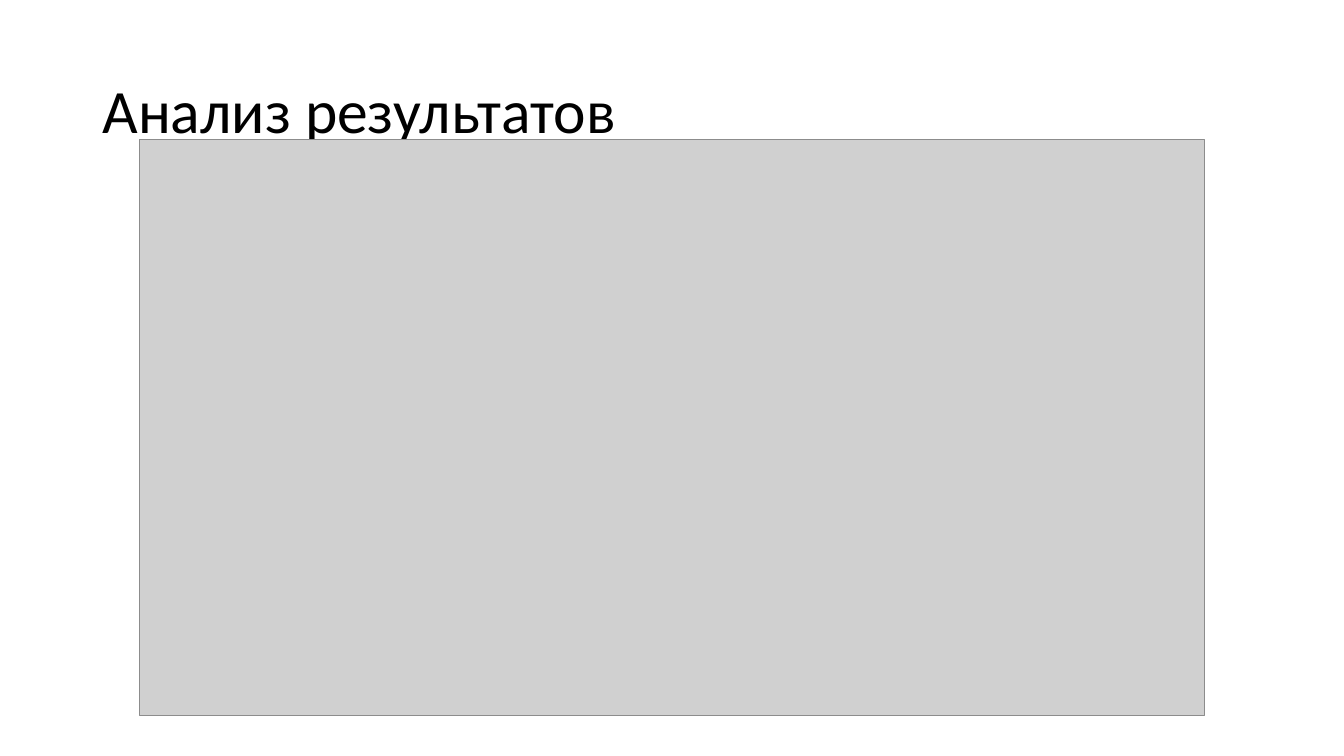
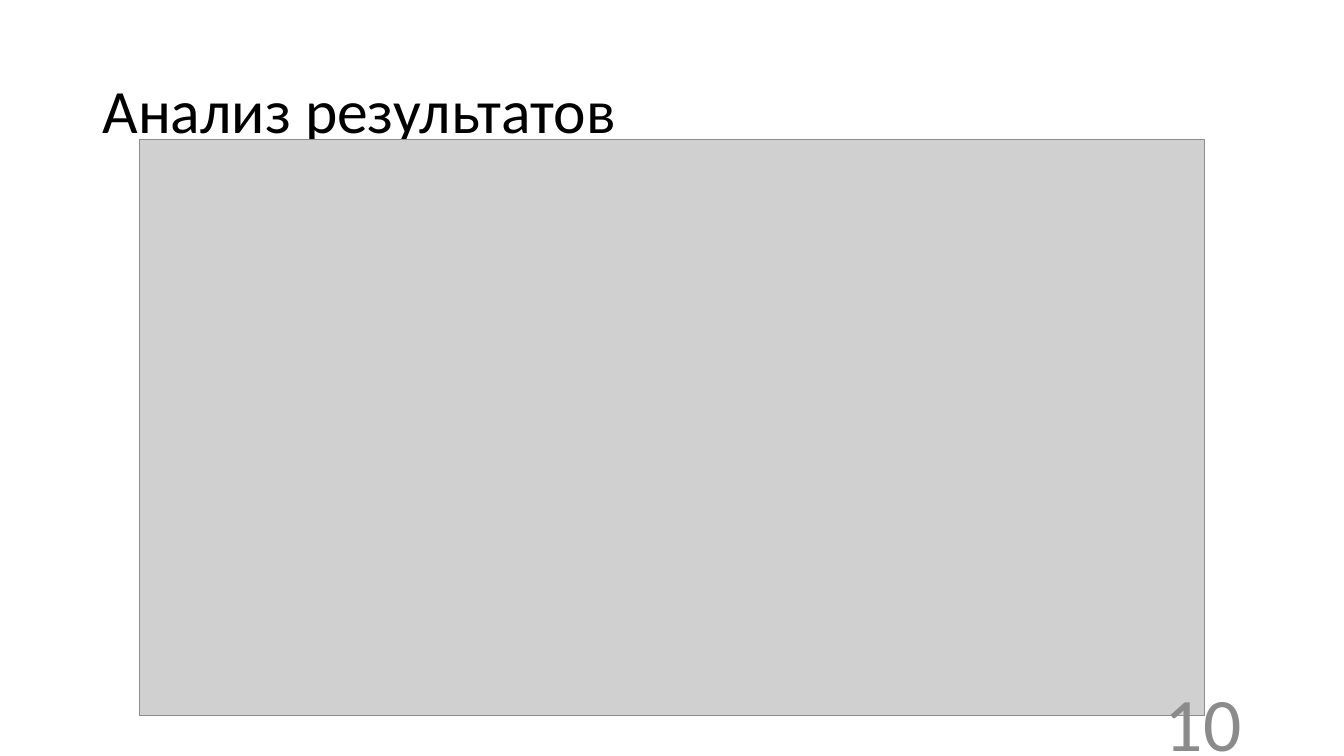
Before and after one commit to SaraFarron/------, a slide deck: slide 10 of Исследование алгоритма вычисления ионосферной поправки для системы Galileo.pptx. Drawn at 1344x756 pixels with LibreOffice and Linux fonts; fonts in the diff are those of the drawing; grey boxes stand for pictures. Boxes give left, top, right and bottom in pixels: in the first picture for what was removed or moved away, otherwise in the second. Text is boxed around its words. In the diff, an @@ line names an element or a change of style, - is before the commit and + after.

```diff
--- a/Исследование алгоритма вычисления ионосферной поправки для системы Galileo.pptx
+++ b/Исследование алгоритма вычисления ионосферной поправки для системы Galileo.pptx
@@ page number added at <box>1165,688,1242,752</box>, 54 pt, text #8C8C8C @@
+10
```
Also in this commit, not shown: 10 other slides changed, 4 other files.
